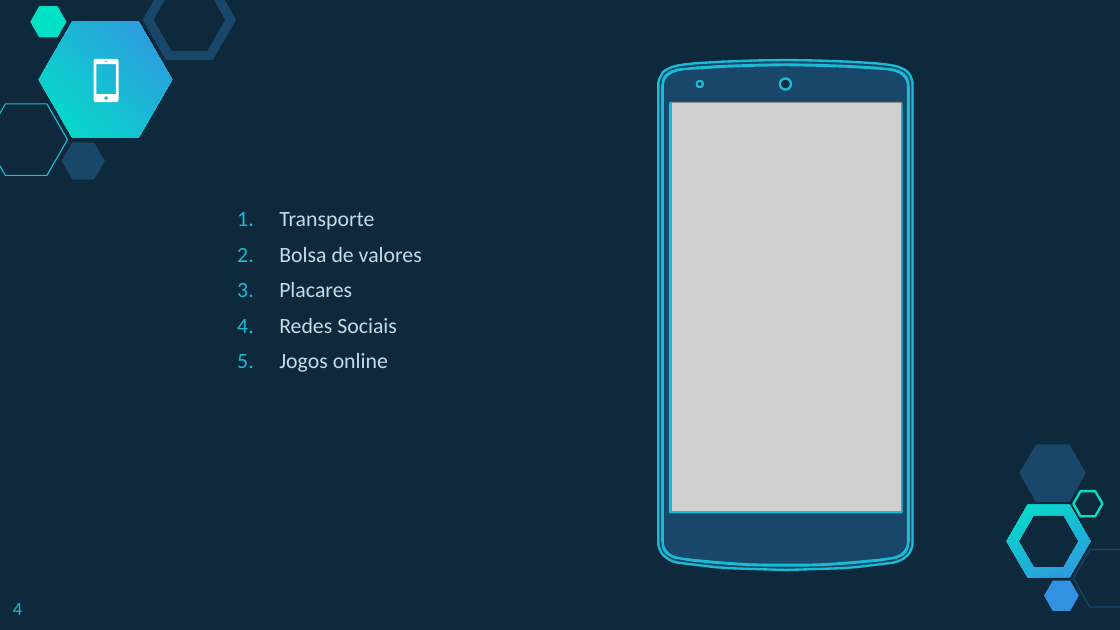
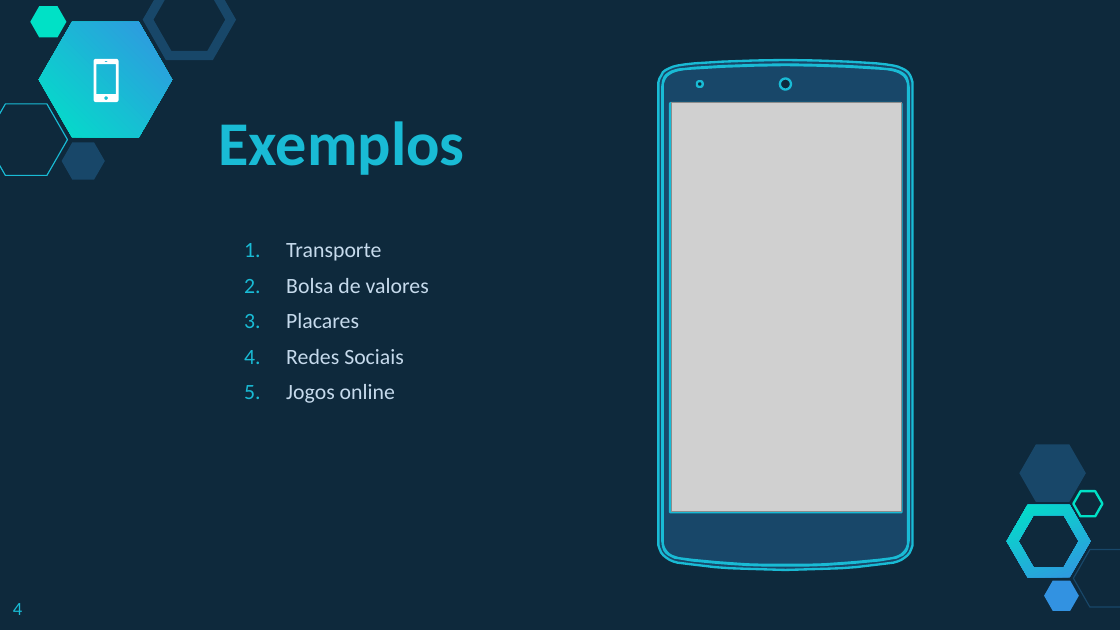
Before and after one commit to fabricioveronez/SignalR_Exemplos, a slide deck: slide 4 of docs/Apresentacao.pptx. Drawn at 1120x630 pixels with LibreOffice and Linux fonts; fonts in the diff are those of the drawing; grey boxes stand for pictures. Boxes give left, top, right and bottom in pixels: in the first picture for what was removed or moved away, otherwise in the second. Text is boxed around its words. In the diff, an @@ line names an element or a change of style, - is before the commit and + after.

```diff
--- a/docs/Apresentacao.pptx
+++ b/docs/Apresentacao.pptx
@@ text added at [218, 121, 464, 175], 40 pt, text #19BBD5, bold @@
+Exemplos
@@ text "Transporte": place and size @@
-text "Transporte" at [279, 212, 422, 372]
+text "Transporte" at [286, 243, 429, 403]
```
Also in this commit, not shown: 8 other slides changed, 6 slides added, 21 slides removed.
